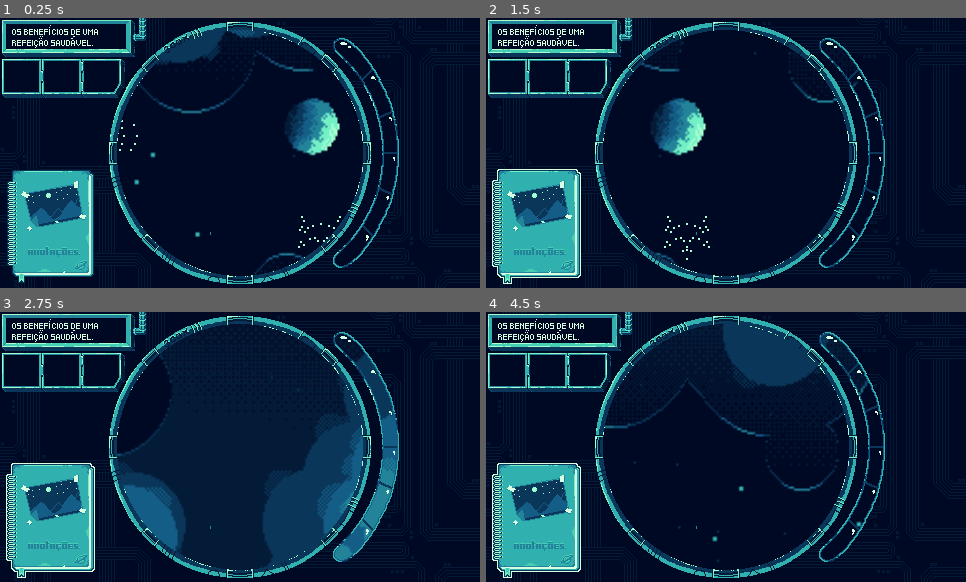
Above: before the commit, frames 1-4 (two rows, left to right).
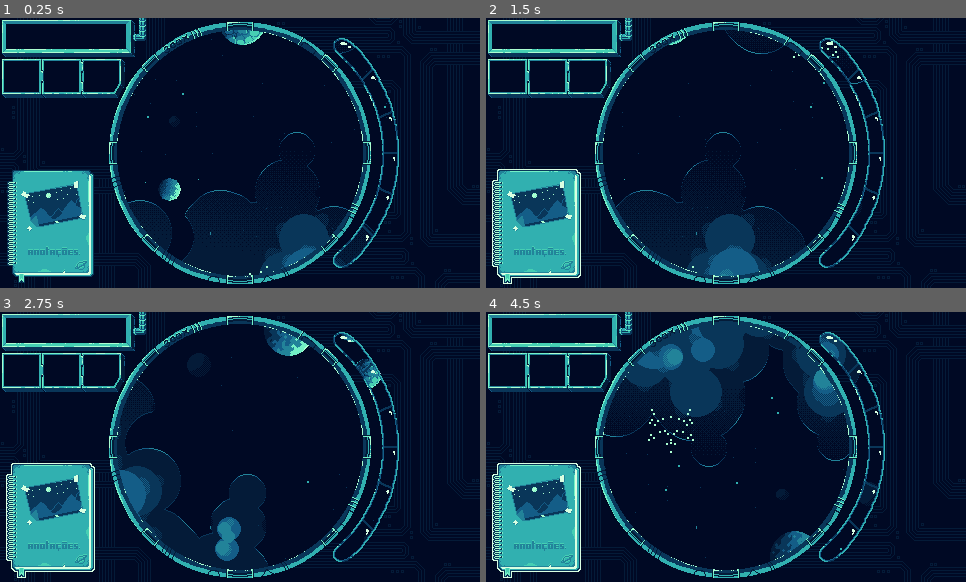
Above: after the commit, the same moments.

Repository: gdp-ufrj/stella
Game: Godot game, scene res://scenes/world.tscn
The game is run twice, just before and just after one commit, with the same random seed, the same clock (stepped at 60 frames per second) and the same inputs. The engine's default icon, where the game draws it, is replaced by a stand-in: a white triangle on a blue panel in a dark square.
Inputs (mouse positions are in pixels of both pictures, inside the frame that each line leads up to):
- Up to frame 1 (0.25 s): no input
- Up to frame 2 (1.5 s): click (538, 225) at 0.5 s; tap Enter at 1.25 s; hold D (right) from 1.28 s (still down); hold C (combine) from 1.28 s (still down)
- Up to frame 3 (2.75 s): release D (right) at 2.03 s; release C (combine) at 2.03 s; hold S (down) from 2.03 s (still down); tap Space (select) at 2.1 s
- Up to frame 4 (4.5 s): release S (down) at 2.78 s; hold D (right) 2.78-3.53 s; hold C (combine) 2.78-3.53 s; hold W (up) 3.53-4.28 s; tap Space (select) at 3.6 s; hold A (left) from 4.28 s (still down); hold C (combine) from 4.28 s (still down)

The runs differ from the first frame. In frame 1, 6.0% of the frame differs, in the area x 2-81%, y 2-96%; in frame 2, 5.3%; in frame 3, 13%, in the area x 2-83%, y 2-95%; in frame 4, 9.2%.

Commit message:
adjusting background resolution

Diff:
--- a/project.godot
+++ b/project.godot
@@ -73,5 +73,6 @@
 
 [rendering]
 
+textures/canvas_textures/default_texture_filter=3
 renderer/rendering_method="gl_compatibility"
 renderer/rendering_method.mobile="gl_compatibility"
--- a/scenes/world.tscn
+++ b/scenes/world.tscn
@@ -14,25 +14,26 @@
 [node name="Telecospe" parent="." instance=ExtResource("1_5pv46")]
 
 [node name="Background" type="TextureRect" parent="."]
-offset_left = -344.0
-offset_top = -334.0
-offset_right = 1518.0
-offset_bottom = 882.0
+offset_left = -282.0
+offset_top = -179.0
+offset_right = 636.0
+offset_bottom = 402.0
 texture = ExtResource("2_48iha")
 script = ExtResource("3_s01xt")
+speed = 5.0
 
 [node name="Fox" parent="Background" instance=ExtResource("4_aq1hn")]
-position = Vector2(599, 488)
+position = Vector2(606, 143)
 constellation = ExtResource("5_nnl8j")
 
 [node name="Pumpkin" parent="Background" instance=ExtResource("4_aq1hn")]
-position = Vector2(390, 383)
+position = Vector2(114, 112)
 constellation = ExtResource("6_7yja2")
 
 [node name="Shoes" parent="Background" instance=ExtResource("4_aq1hn")]
-position = Vector2(884, 385)
+position = Vector2(116, 380)
 constellation = ExtResource("7_8g724")
 
 [node name="Clock" parent="Background" instance=ExtResource("4_aq1hn")]
-position = Vector2(887, 546)
+position = Vector2(483, 387)
 constellation = ExtResource("8_1qmx2")
--- a/scripts/background.gd
+++ b/scripts/background.gd
@@ -16,6 +16,6 @@
 
 func clamp_pos(pos):
 	var new_pos : Vector2
-	new_pos.x = clamp(pos.x, -size.x + get_viewport_rect().size.x, 0)
-	new_pos.y = clamp(pos.y, -size.y + get_viewport_rect().size.y, 0)
+	new_pos.x = clamp(pos.x, -size.x + get_viewport_rect().size.x - 109, 109)
+	new_pos.y = clamp(pos.y, -size.y + get_viewport_rect().size.y - 4, 4)
 	return new_pos
--- a/scripts/game_status.gd
+++ b/scripts/game_status.gd
@@ -6,10 +6,6 @@
 const IMAGE_LIMIT = 3
 
 signal puzzle_completed(id : int)
-
-func _ready():
-	var p = load("res://scripts/resources/puzzles/puzzle_4.tres")
-	set_current_puzzle(p)
 
 func add_new_image(img : Constellation) -> bool:
 	if len(inventory) >= IMAGE_LIMIT: return false
--- a/scripts/telescope.gd
+++ b/scripts/telescope.gd
@@ -13,7 +13,7 @@
 func _ready():
 	for ico in $"../PuzzlePanel/InventoryIcons".get_children():
 		icons.append(ico)
-	set_lens(-1)
+	set_lens(4)
 
 func _input(event):
 	if event.is_action_pressed("select"):
